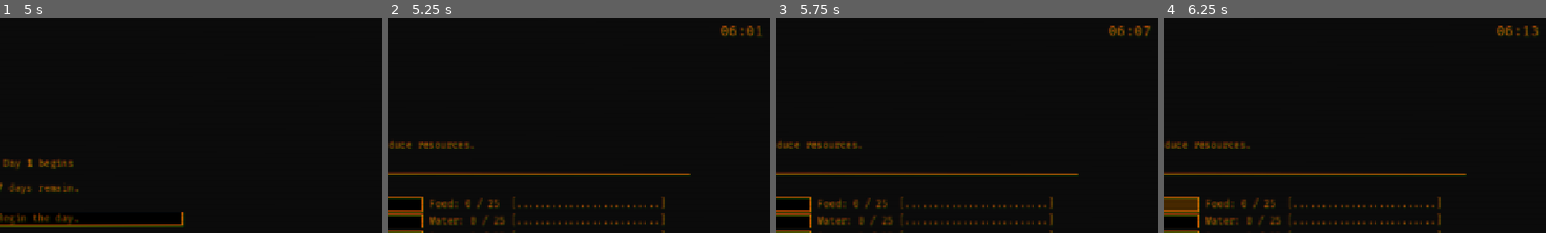
Above: before the commit, frames 1-4 (left to right).
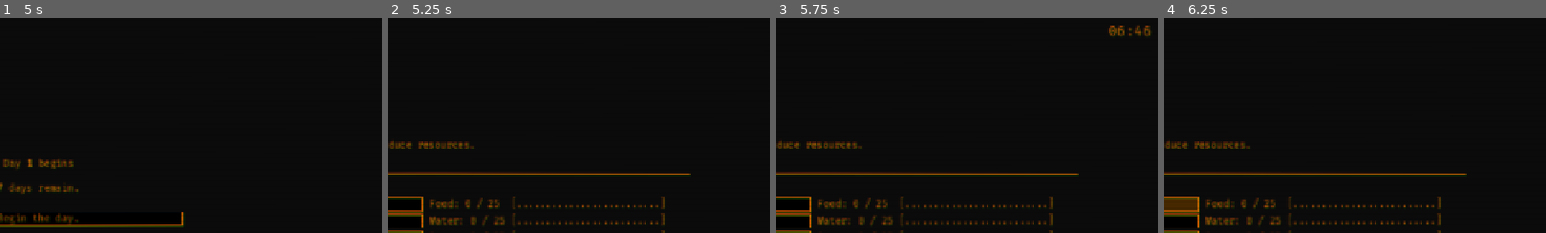
Above: after the commit, the same moments.

Repository: mihirlaud/hibern8
Game: Godot game, scene res://scenes/start.tscn
The game is run twice, just before and just after one commit, with the same random seed, the same clock (stepped at 60 frames per second) and the same inputs.
Inputs:
- Up to frame 1 (5 s): click "Start" at 0.5 s; tap Enter at 1.25, 3.5 s; tap Space at 2.75 s
- Up to frame 2 (5.25 s): click "Begin the day." at 5 s
- Up to frame 3 (5.75 s): no input
- Up to frame 4 (6.25 s): click "Can Food" at 5.75 s
The pictures show only the part of the screen within x 45-95%, y 10-60%; the shares and areas given below are measured in that part.

Frame 1 is identical in both runs. In frame 2, 0.3% of the frame differs, in the area x 87-98%, y 3-9%; in frame 3, 0.1%; in frame 4, 0.3%.

Commit message:
Add geiger counter and air raid siren

Diff:
--- a/scripts/audio.gd
+++ b/scripts/audio.gd
@@ -3,6 +3,8 @@
 var blip_player = AudioStreamPlayer.new()
 var blop_player = AudioStreamPlayer.new()
 var bg_music_player = AudioStreamPlayer.new()
+var siren_player = AudioStreamPlayer.new()
+var geiger_player = AudioStreamPlayer.new()
 
 # Called when the node enters the scene tree for the first time.
 func _ready() -> void:
@@ -18,6 +20,14 @@
 	bg_music_player.volume_db = -10.0
 	add_child(bg_music_player)
 
+	siren_player.stream = preload("res://ui/audio/siren.wav")
+	siren_player.volume_db = -15.0
+	add_child(siren_player)
+
+	geiger_player.stream = preload("res://ui/audio/geiger.wav")
+	geiger_player.volume_linear = 0.0
+	add_child(geiger_player)
+
 func play_blip() -> void:
 	blip_player.play()
 
@@ -28,4 +38,25 @@
 	bg_music_player.play()
 
 func stop_bg_music() -> void:
-	bg_music_player.stop()
+	if bg_music_player.playing:
+		bg_music_player.stop()
+
+func play_siren() -> void:
+	siren_player.play()
+
+func stop_siren() -> void:
+	if siren_player.playing:
+		siren_player.stop()
+
+func play_geiger() -> void:
+	geiger_player.play()
+
+func stop_geiger() -> void:
+	if geiger_player.playing:
+		geiger_player.stop()
+
+func mute_geiger() -> void:
+	geiger_player.volume_linear = 0.0
+
+func set_geiger(value) -> void:
+	geiger_player.volume_linear = value
--- a/scripts/day_end.gd
+++ b/scripts/day_end.gd
@@ -13,6 +13,7 @@
 
 # Called when the node enters the scene tree for the first time.
 func _ready() -> void:
+	Audio.stop_geiger()
 	elapsed_time = 0.0
 	var days_left = str(GameState.TOTAL_NUM_DAYS - GameState.current_day)
 	label.text = "Day [b]" + str(GameState.current_day) + "[/b] ends.\n\n[b]" + days_left
--- a/scripts/game_end.gd
+++ b/scripts/game_end.gd
@@ -9,6 +9,9 @@
 # Called when the node enters the scene tree for the first time.
 func _ready() -> void:
 	Audio.stop_bg_music()
+	Audio.play_siren()
+	Audio.set_geiger(1.0)
+	Audio.play_geiger()
 	var food_days = int(floor(GameState.get_food() / 3.0))
 	var water_days = int(floor(GameState.get_water() / 3.0))
 	var power_days = int(floor(GameState.get_power() / 10.0))
--- a/scripts/game_state.gd
+++ b/scripts/game_state.gd
@@ -14,7 +14,7 @@
 }
 
 const TOTAL_NUM_DAYS = 7
-const DAY_LENGTH_IN_S = 60.0
+const DAY_LENGTH_IN_S = 10.0
 const INITIAL_MANUAL_GEN_TIMES: Array = [5.0, 5.0, 5.0]
 const INITIAL_SELL_RATES = [5.0, 8.0, 3.0]
 const MAX_UPGRADE_LEVEL = 10
--- a/scripts/generation.gd
+++ b/scripts/generation.gd
@@ -26,6 +26,11 @@
 	day_timer.start()
 	day_label.text = "Day " + str(GameState.current_day)
 	clock_label.text = "06:00"
+
+	if GameState.TOTAL_NUM_DAYS - GameState.current_day < 3:
+		var volumes = [0.5, 0.25, 0.10]
+		Audio.set_geiger(volumes[GameState.TOTAL_NUM_DAYS - GameState.current_day])
+		Audio.play_geiger()
 
 # Called every frame. 'delta' is the elapsed time since the previous frame.
 func _process(delta: float) -> void:
--- a/scripts/start.gd
+++ b/scripts/start.gd
@@ -4,7 +4,9 @@
 # Called when the node enters the scene tree for the first time.
 func _ready() -> void:
 	Audio.play_bg_music()
-
+	Audio.stop_siren()
+	Audio.mute_geiger()
+	Audio.stop_geiger()
 
 # Called every frame. 'delta' is the elapsed time since the previous frame.
 func _process(delta: float) -> void:
Not shown, added: ui/audio/geiger.wav.import
Not shown, added: ui/audio/siren.wav.import
Not shown, added: ui/audio/geiger.wav
Not shown, added: ui/audio/siren.wav
